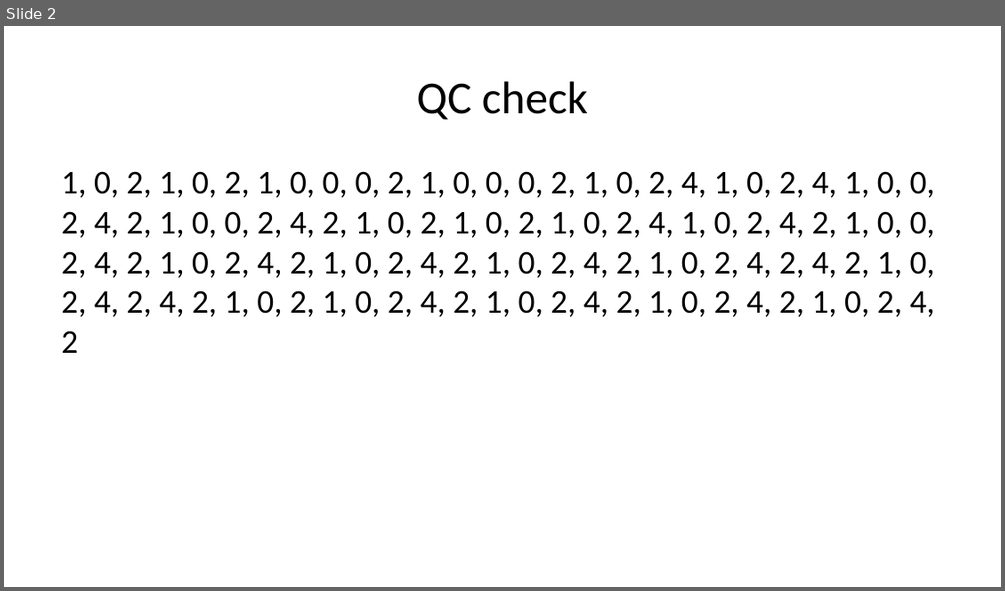
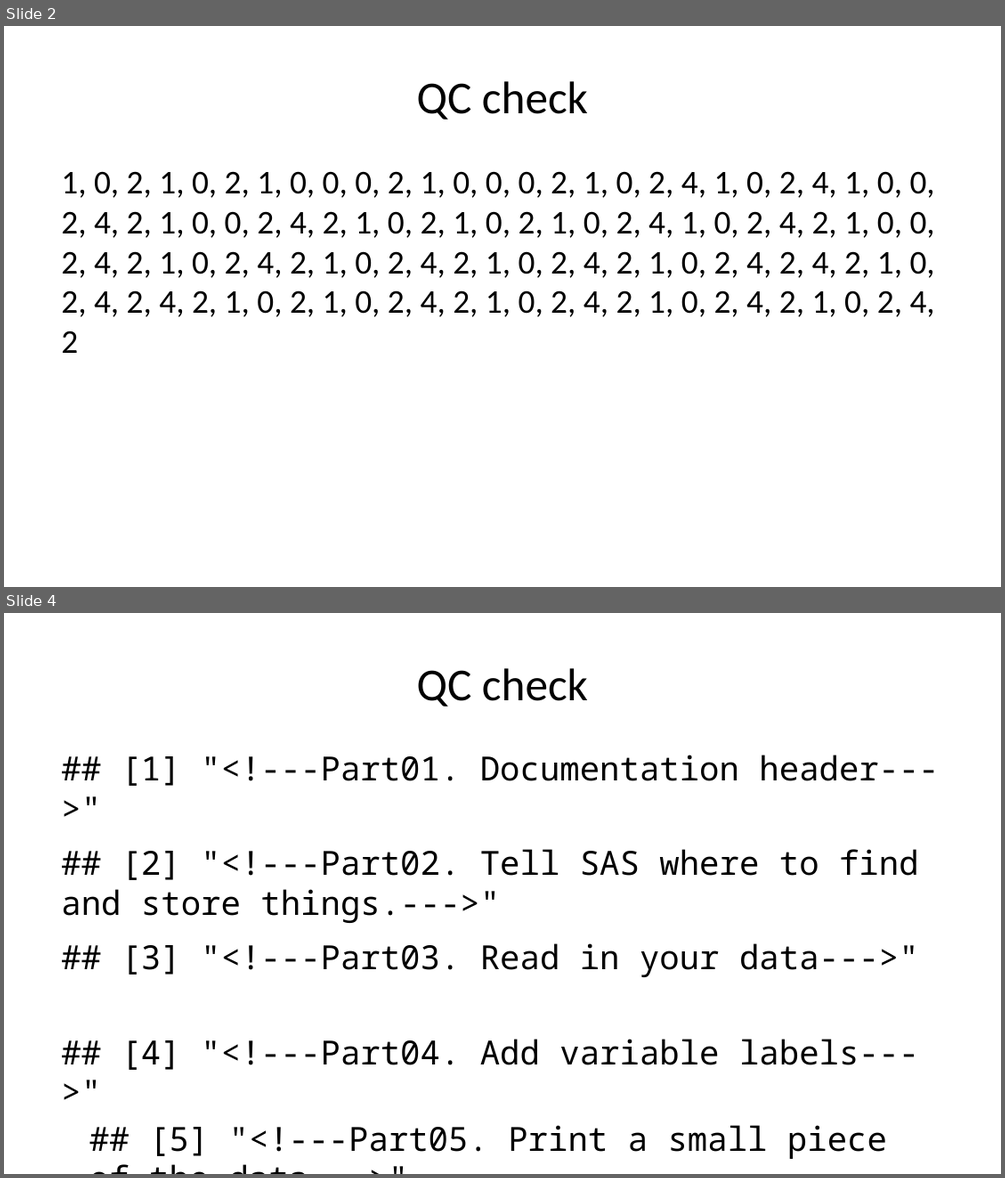
Before and after one commit to pmean/introduction-to-SAS, a slide deck: results/test-code.pptx. Shown one above the other, each under a label of ours: slide 2 before the commit, slides 2 and 4 after it; the slides between them are not shown. The pictures are 1005x591 and 1005x1178 pixels, drawn with LibreOffice and Linux fonts; fonts in the diff are those of the drawing. Boxes give left, top, right and bottom in pixels: in the first picture for what was removed or moved away, otherwise in the second. Text is boxed around its words. In the diff, an @@ line names an element or a change of style, - is before the commit and + after.

Commit message:
More QC checks for test-code.Rmd

```diff
--- a/results/test-code.pptx
+++ b/results/test-code.pptx
@@ slide 4 added at (4,613,1001,1174), background #FFFFFF @@
@@ title added at (417,668,588,706), 44 pt, text #000000 @@
+QC check
@@ text added at (61,755,938,1159), 32 pt, text #000000 @@
+## [1] "<!---Part01. Documentation header--->"
+## [2] "<!---Part02. Tell SAS where to find and store things.--->"
+## [3] "<!---Part03. Read in your data--->"
+## [4] "<!---Part04. Add variable labels--->"
+## [5] "<!---Part05. Print a small piece of the data--->"
```
Also in this commit, not shown: 2 slides changed, 4 other slides added, 1 other file.
